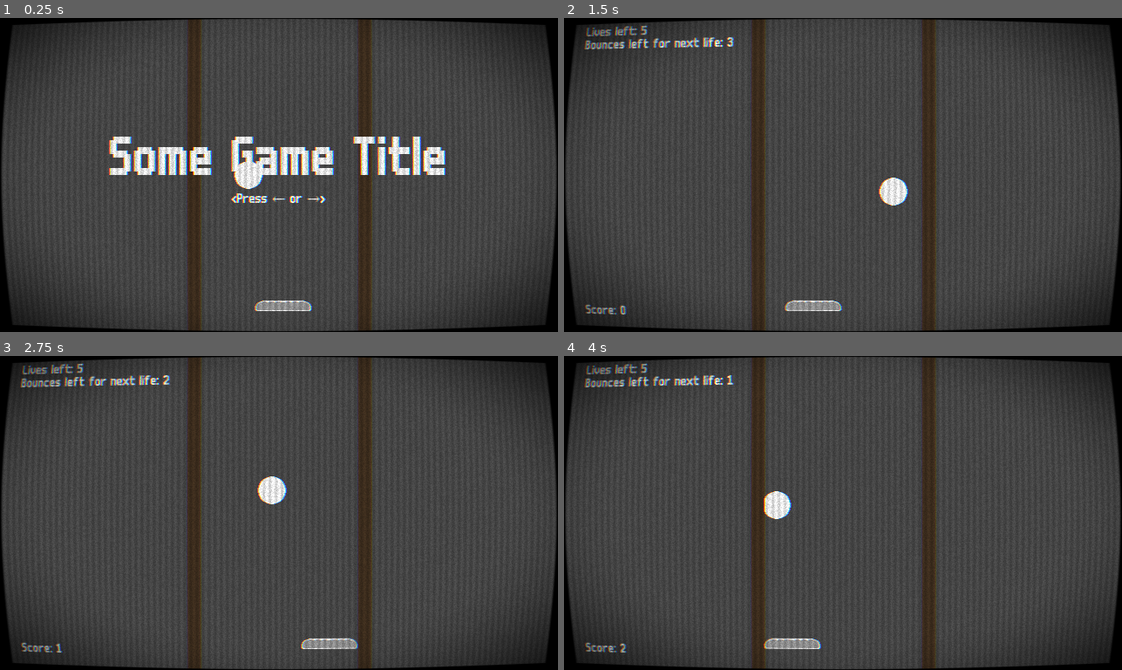
Above: before the commit, frames 1-4 (two rows, left to right).
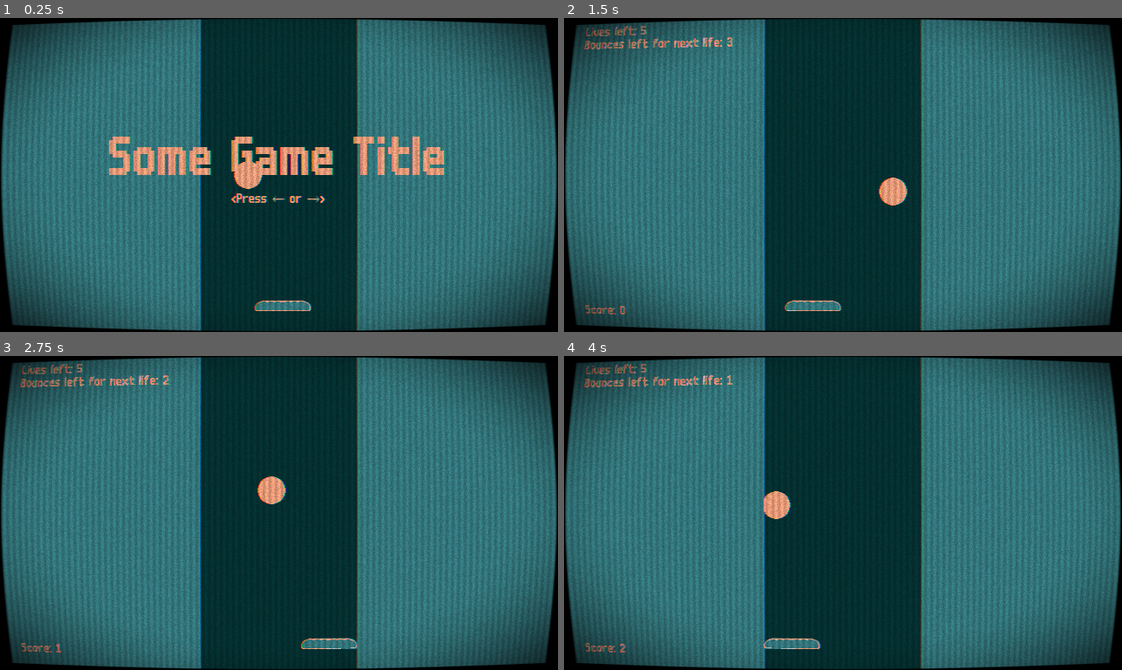
Above: after the commit, the same moments.

Repository: YannVeld/LD60
Game: Godot game, scene res://main.tscn
Two runs of this game, one before a commit and one after it. Both use one fixed random seed, a clock stepped at 60 frames per second and the inputs below.
Inputs:
- Up to frame 1 (0.25 s): no input
- Up to frame 2 (1.5 s): tap Enter at 0.5 s; hold Right (move_right) 0.53-1.28 s; tap R (reroll) at 0.6 s; hold Left (move_left) from 1.28 s (still down); tap 1 at 1.35 s
- Up to frame 3 (2.75 s): release Left (move_left) at 2.03 s; hold Right (move_right) from 2.03 s (still down); tap 2 at 2.1 s
- Up to frame 4 (4 s): tap 3 at 2.85 s; release Right (move_right) at 3.53 s; hold Left (move_left) from 3.53 s (still down); tap 4 at 3.6 s

The runs differ from the first frame. In frame 1, 95% of the frame differs, in the area x 0-100%, y 0-100%; in frame 2, 95%; in frame 3, 95%; in frame 4, 95%.

Commit message:
Implemented the game colorpalette

Diff:
--- /dev/null
+++ b/ColorPalettes/basic_palette.tres
@@ -0,0 +1,4 @@
+[gd_resource type="ColorPalette" format=3 uid="uid://cbi2mhoicjxf6"]
+
+[resource]
+colors = PackedColorArray(0.019607844, 0.20392157, 0.20784314, 1, 0.2197364, 0.5086293, 0.53448445, 1, 0.989291, 0.65746856, 0.51262593, 1)
--- /dev/null
+++ b/ColorPalettes/raw_palette.tres
@@ -0,0 +1,4 @@
+[gd_resource type="ColorPalette" format=3 uid="uid://c5kf6eikpynhl"]
+
+[resource]
+colors = PackedColorArray(0, 0, 0, 1, 0.6117647, 0.6117647, 0.6117647, 1, 1, 1, 1, 1)
--- a/Scripts/game_properties.gd
+++ b/Scripts/game_properties.gd
@@ -14,6 +14,14 @@
 		var _name: String = _prop["name"]
 		set(_name, _initial_copy.get(_name))
 
+@export var raw_color_palette: ColorPalette = preload("res://ColorPalettes/raw_palette.tres"):
+	set(value): push_warning("The raw color palette should not be set at runtime!")
+
+@export var color_palette: ColorPalette = preload("res://ColorPalettes/basic_palette.tres"):
+	set(value):
+		if color_palette == value: return
+		color_palette = value
+		property_changed.emit("color_palette", value)
 
 @export_group("Ball")
 @export var ball_initial_speed: float = 500.0:
--- /dev/null
+++ b/Scripts/postprocessing_manager.gd
@@ -0,0 +1,27 @@
+class_name PostProcessingManager extends ColorRect
+
+@export var gameProperties: GameProperties
+
+# Called when the node enters the scene tree for the first time.
+func _ready() -> void:
+	gameProperties.property_changed.connect(_on_property_changed)
+	_set_raw_shader_colors(gameProperties.raw_color_palette)
+	_set_shader_colors(gameProperties.color_palette)
+
+func _on_property_changed(property: String, new_value):
+	if property != "color_palette": return
+	_set_shader_colors(gameProperties.color_palette)
+
+func _set_shader_colors(palette: ColorPalette):
+	var _mat: ShaderMaterial = material
+	var _colors := palette.get_colors()
+	_mat.set_shader_parameter("new_color1", _colors[0])
+	_mat.set_shader_parameter("new_color2", _colors[1])
+	_mat.set_shader_parameter("new_color3", _colors[2])
+
+func _set_raw_shader_colors(palette: ColorPalette):
+	var _mat: ShaderMaterial = material
+	var _colors := palette.get_colors()
+	_mat.set_shader_parameter("placeholder_color1", _colors[0])
+	_mat.set_shader_parameter("placeholder_color2", _colors[1])
+	_mat.set_shader_parameter("placeholder_color3", _colors[2])
--- a/Scripts/side_walls.gd
+++ b/Scripts/side_walls.gd
@@ -9,6 +9,7 @@
 func _ready() -> void:
 	gameProperties.property_changed.connect(_on_wall_distance_changed)
 	_update_wall_distance()
+	_set_wall_colors()
 
 
 func _on_wall_distance_changed(property: String, new_value):
@@ -20,6 +21,12 @@
 	_left_wall.global_position.x = center.x - gameProperties.wall_distance / 2.0
 	_right_wall.global_position.x = center.x + gameProperties.wall_distance / 2.0
 
+func _set_wall_colors():
+	var _rect_left: ColorRect = $"./left/ColorRect"
+	_rect_left.color = gameProperties.raw_color_palette.get_colors()[1]
+	var _rect_right: ColorRect = $"./right/ColorRect"
+	_rect_right.color = gameProperties.raw_color_palette.get_colors()[1]
+
 
 # Called every frame. 'delta' is the elapsed time since the previous frame.
 func _process(delta: float) -> void:
--- a/Scripts/ui_manager.gd
+++ b/Scripts/ui_manager.gd
@@ -8,12 +8,18 @@
 
 @export var font: Font
 
+var text_color: Color:
+	get: return gameProperties.raw_color_palette.get_colors()[2]
+
 # Called when the node enters the scene tree for the first time.
 func _ready() -> void:
 	ballManager.out_of_bounds.connect(_on_out_of_bounds)
 	ballManager.bat_bounce.connect(_on_bat_bounce)
 	livesManager.reset_game.connect(_on_game_reset)
 	upgradeManager.upgrade_applied.connect(_on_upgrade_applied)
+	gameProperties.property_changed.connect(_on_property_changed)
+
+	_set_background_color(gameProperties.color_palette)
 
 func _on_out_of_bounds(out_of_bounds_count: int):
 	queue_redraw()
@@ -27,24 +33,31 @@
 func _on_upgrade_applied():
 	queue_redraw()
 
+func _on_property_changed(property: String, new_value):
+	if property != "color_palette": return
+	_set_background_color(gameProperties.color_palette)
+
+func _set_background_color(palette: ColorPalette):
+	RenderingServer.set_default_clear_color(palette.get_colors()[0])
+
 func _draw() -> void:
 	var center: Vector2 = get_viewport_rect().size/2.0
 	var _width: float = get_viewport_rect().size.x
 	var _height: float = get_viewport_rect().size.y
 
 	if not livesManager.waiting_to_begin:
-		draw_string(font, Vector2(16,16), "Lives left: " + str(livesManager.lives_left))
-		draw_string(font, Vector2(16,32), "Bounces left for next life: " + str(gameProperties.bounce_count_for_life_gain - livesManager.bounces_since_fail))
+		draw_string(font, Vector2(16,16), "Lives left: " + str(livesManager.lives_left), 0, -1, 16, text_color)
+		draw_string(font, Vector2(16,32), "Bounces left for next life: " + str(gameProperties.bounce_count_for_life_gain - livesManager.bounces_since_fail), 0, -1, 16, text_color)
 
-		draw_string(font, Vector2(16,_height-16), "Score: " + str(ballManager.bat_bounce_count))
+		draw_string(font, Vector2(16,_height-16), "Score: " + str(ballManager.bat_bounce_count), 0, -1, 16, text_color)
 
 
 
 	if livesManager.is_game_over:
-		draw_string(font, center + Vector2(-_width/2,0), "Game Over!", HORIZONTAL_ALIGNMENT_CENTER, _width, 64)
-		draw_string(font, center + Vector2(-_width/2,32), "Score: " + str(ballManager.bat_bounce_count), HORIZONTAL_ALIGNMENT_CENTER, _width, 28)
-		draw_string(font, center + Vector2(-_width/2,64), "<Press ← or → to try again>", HORIZONTAL_ALIGNMENT_CENTER, _width, 16)
+		draw_string(font, center + Vector2(-_width/2,0), "Game Over!", HORIZONTAL_ALIGNMENT_CENTER, _width, 64, text_color)
+		draw_string(font, center + Vector2(-_width/2,32), "Score: " + str(ballManager.bat_bounce_count), HORIZONTAL_ALIGNMENT_CENTER, _width, 28, text_color)
+		draw_string(font, center + Vector2(-_width/2,64), "<Press ← or → to try again>", HORIZONTAL_ALIGNMENT_CENTER, _width, 16, text_color)
 
 	if livesManager.waiting_to_begin:
-		draw_string(font, center + Vector2(-_width/2,0), "Some Game Title", HORIZONTAL_ALIGNMENT_CENTER, _width, 64)
-		draw_string(font, center + Vector2(-_width/2,32), "<Press ← or →>", HORIZONTAL_ALIGNMENT_CENTER, _width, 16)
+		draw_string(font, center + Vector2(-_width/2,0), "Some Game Title", HORIZONTAL_ALIGNMENT_CENTER, _width, 64, text_color)
+		draw_string(font, center + Vector2(-_width/2,32), "<Press ← or →>", HORIZONTAL_ALIGNMENT_CENTER, _width, 16, text_color)
--- a/main.tscn
+++ b/main.tscn
@@ -5,7 +5,6 @@
 [ext_resource type="Script" uid="uid://bu4nldx3qc3lq" path="res://Scripts/ui_manager.gd" id="1_yaehf"]
 [ext_resource type="Resource" uid="uid://bmmc64lrnyhh8" path="res://gameProperties.tres" id="2_lquwl"]
 [ext_resource type="FontFile" uid="uid://d2o7wdvha7hjv" path="res://Fonts/m6x11.ttf" id="3_074og"]
-[ext_resource type="Texture2D" uid="uid://ctafehlq1f6dw" path="res://Sprites/brownBlock.png" id="3_h2yge"]
 [ext_resource type="Script" uid="uid://2gq5mgmrcttn" path="res://Scripts/upgrade.gd" id="3_w48qg"]
 [ext_resource type="Script" uid="uid://dqtkoi3ld1q82" path="res://Scripts/side_walls.gd" id="4_272bh"]
 [ext_resource type="Resource" uid="uid://cjgk8sbqvqba4" path="res://Upgrades/add_ball.tres" id="4_vivmo"]
@@ -20,7 +19,8 @@
 [ext_resource type="Resource" uid="uid://cognj44vigmkg" path="res://Upgrades/increase_bat_boost.tres" id="14_ryguw"]
 [ext_resource type="Resource" uid="uid://toycg2i38jjm" path="res://Upgrades/increase_bounce_count_for_life_gain.tres" id="15_d13ii"]
 [ext_resource type="PackedScene" uid="uid://wyv7mmxml47" path="res://Scenes/bat.tscn" id="20_82xsv"]
-[ext_resource type="Material" uid="uid://domjg4vmpwfp7" path="res://postprocess_material.tres" id="21_getpj"]
+[ext_resource type="Shader" uid="uid://brnrucigx6qo4" path="res://postprocessing.gdshader" id="21_getpj"]
+[ext_resource type="Script" uid="uid://d388fjquxpwv4" path="res://Scripts/postprocessing_manager.gd" id="21_ryguw"]
 
 [sub_resource type="PhysicsMaterial" id="PhysicsMaterial_0xm2m"]
 friction = 0.0
@@ -32,6 +32,24 @@
 
 [sub_resource type="WorldBoundaryShape2D" id="WorldBoundaryShape2D_cx551"]
 distance = 34.0
+
+[sub_resource type="ShaderMaterial" id="ShaderMaterial_getpj"]
+shader = ExtResource("21_getpj")
+shader_parameter/curve = 0.05
+shader_parameter/chroma = 1.0
+shader_parameter/line_sep = 7.0
+shader_parameter/line_intens = 0.10000000475
+shader_parameter/vignette_radius = 0.90000004275
+shader_parameter/vignette_smooth = 0.50000002375
+shader_parameter/grain = 0.2
+shader_parameter/smooth_edges = 0.010000000475
+shader_parameter/placeholder_color1 = Color(0, 0, 0, 1)
+shader_parameter/placeholder_color2 = Color(0.6117647, 0.6117647, 0.6117647, 1)
+shader_parameter/placeholder_color3 = Color(1, 1, 1, 1)
+shader_parameter/new_color1 = Color(0, 0, 0, 1)
+shader_parameter/new_color2 = Color(0, 0, 0, 1)
+shader_parameter/new_color3 = Color(0, 0, 0, 1)
+shader_parameter/color_replace_threshold = 0.25200001197
 
 [node name="Node2D" type="Node2D" unique_id=1396456076]
 
@@ -71,10 +89,17 @@
 rotation = 1.5707964
 shape = SubResource("WorldBoundaryShape2D_sifc0")
 
-[node name="Sprite2D" type="Sprite2D" parent="LevelWalls/right" unique_id=528952576]
-position = Vector2(-3.496911e-07, -8)
-scale = Vector2(32, 1)
-texture = ExtResource("3_h2yge")
+[node name="ColorRect" type="ColorRect" parent="LevelWalls/right" unique_id=1362530437]
+anchors_preset = 7
+anchor_left = 0.5
+anchor_top = 1.0
+anchor_right = 0.5
+anchor_bottom = 1.0
+offset_left = -320.0
+offset_top = -320.0
+offset_right = 320.0
+grow_horizontal = 2
+grow_vertical = 0
 
 [node name="top" type="CollisionShape2D" parent="LevelWalls" unique_id=1884538656]
 shape = SubResource("WorldBoundaryShape2D_sifc0")
@@ -84,10 +109,17 @@
 rotation = 4.712389
 shape = SubResource("WorldBoundaryShape2D_sifc0")
 
-[node name="Sprite2D" type="Sprite2D" parent="LevelWalls/left" unique_id=1280803631]
-position = Vector2(-9.5399045e-08, -8)
-scale = Vector2(32, 1)
-texture = ExtResource("3_h2yge")
+[node name="ColorRect" type="ColorRect" parent="LevelWalls/left" unique_id=1691665377]
+anchors_preset = 7
+anchor_left = 0.5
+anchor_top = 1.0
+anchor_right = 0.5
+anchor_bottom = 1.0
+offset_left = -320.0
+offset_top = -320.0
+offset_right = 320.0
+grow_horizontal = 2
+grow_vertical = 0
 
 [node name="Bat" parent="." unique_id=302170426 instance=ExtResource("20_82xsv")]
 position = Vector2(325, 330)
@@ -104,10 +136,12 @@
 
 [node name="ShaderRect" type="ColorRect" parent="CanvasLayer" unique_id=1351661064]
 process_mode = 3
-material = ExtResource("21_getpj")
+material = SubResource("ShaderMaterial_getpj")
 anchors_preset = 15
 anchor_right = 1.0
 anchor_bottom = 1.0
 grow_horizontal = 2
 grow_vertical = 2
 mouse_filter = 2
+script = ExtResource("21_ryguw")
+gameProperties = ExtResource("2_lquwl")
--- a/postprocess_material.tres
+++ b/postprocess_material.tres
@@ -12,3 +12,10 @@
 shader_parameter/vignette_smooth = 0.50000002375
 shader_parameter/grain = 0.2
 shader_parameter/smooth_edges = 0.010000000475
+shader_parameter/placeholder_color1 = Color(0, 0, 0, 1)
+shader_parameter/placeholder_color2 = Color(0.6117647, 0.6117647, 0.6117647, 1)
+shader_parameter/placeholder_color3 = Color(1, 1, 1, 1)
+shader_parameter/new_color1 = Color(0, 0, 0, 1)
+shader_parameter/new_color2 = Color(0, 0, 0, 1)
+shader_parameter/new_color3 = Color(0, 0, 0, 1)
+shader_parameter/color_replace_threshold = 0.25200001197
--- a/postprocessing.gdshader
+++ b/postprocessing.gdshader
@@ -15,8 +15,36 @@
 
 uniform float smooth_edges : hint_range(0.0, 1.0) = 0.01;
 
+
+
+uniform vec3 placeholder_color1: source_color;
+uniform vec3 placeholder_color2: source_color;
+uniform vec3 placeholder_color3: source_color;
+
+uniform vec3 new_color1: source_color;
+uniform vec3 new_color2: source_color;
+uniform vec3 new_color3: source_color;
+
+uniform float color_replace_threshold: hint_range(0.0, 1.0) = 0.001;
+
+
 vec3 sample_screen(vec2 uv) {
-	return textureLod(screen_texture, uv, 0.0).rgb;
+	vec3 _col =  textureLod(screen_texture, uv, 0.0).rgb;
+
+	//Replace colors
+	float color1_distance = length(_col.rgb - placeholder_color1);
+	float color2_distance = length(_col.rgb - placeholder_color2);
+	float color3_distance = length(_col.rgb - placeholder_color3);
+
+	if (color1_distance < color_replace_threshold){
+		_col = new_color1;
+	} else if (color2_distance < color_replace_threshold){
+		_col = new_color2;
+	} else if (color3_distance < color_replace_threshold){
+		_col = new_color3;
+	}
+
+	return _col;
 }
 
 float random(vec2 uv) {
--- a/project.godot
+++ b/project.godot
@@ -61,3 +61,4 @@
 rendering_device/driver.windows="d3d12"
 renderer/rendering_method="gl_compatibility"
 renderer/rendering_method.mobile="gl_compatibility"
+environment/defaults/default_clear_color=Color(0.288518, 0.28851798, 0.28851798, 1)
Not shown, added: Scripts/postprocessing_manager.gd.uid
